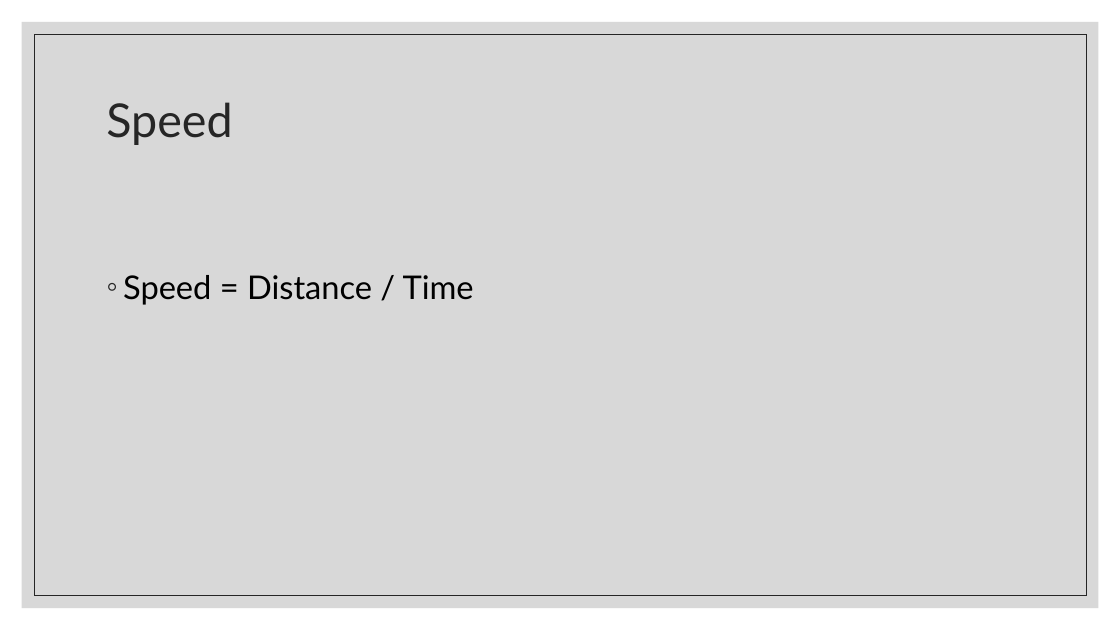
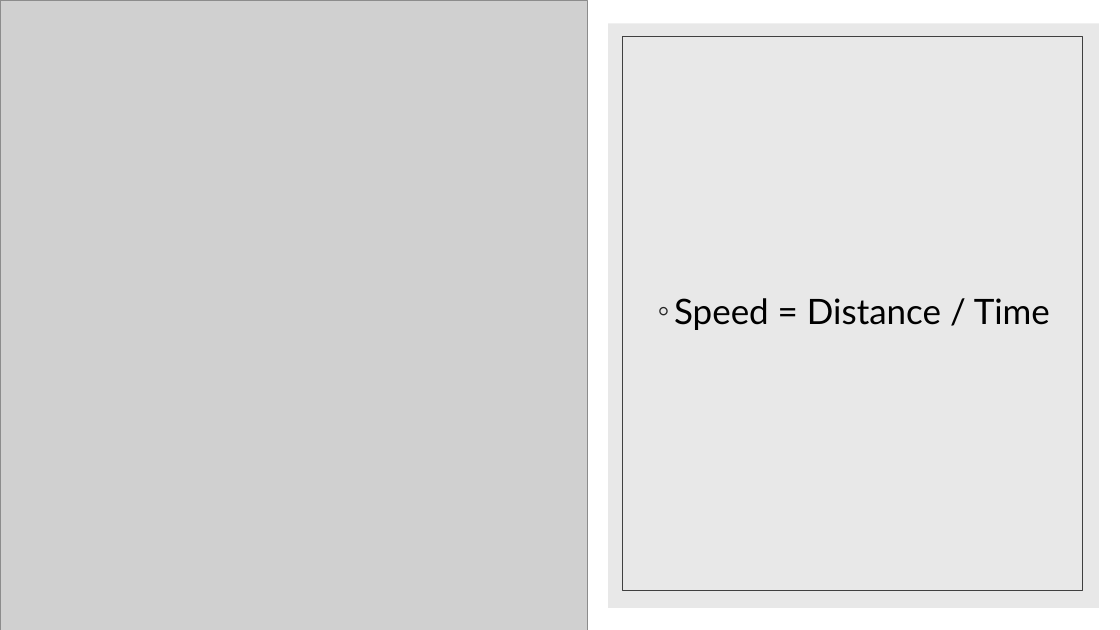
Before and after one commit to nokeeffe2013/Engage-Science-Compsci, a slide deck: slide 5 of Engage_Lesson3/lesson3_slides.pptx (slide 4 before the commit). Drawn at 1120x630 pixels with LibreOffice and Linux fonts; fonts in the diff are those of the drawing; grey boxes stand for pictures. Boxes give left, top, right and bottom in pixels: in the first picture for what was removed or moved away, otherwise in the second. Text is boxed around its words. In the diff, an @@ line names an element or a change of style, - is before the commit and + after.

```diff
--- a/Engage_Lesson3/lesson3_slides.pptx
+++ b/Engage_Lesson3/lesson3_slides.pptx
@@ rectangle added at bbox=[0, 0, 1120, 630], fill #FFFFFF @@
@@ picture added at bbox=[0, 0, 587, 630] @@
@@ rectangle removed at bbox=[22, 22, 1099, 608] @@
@@ rectangle added at bbox=[608, 24, 1099, 608], fill #D9D9D9 at 60% opacity @@
@@ rectangle removed at bbox=[34, 34, 1086, 596] @@
@@ rectangle added at bbox=[622, 36, 1083, 591], outline #404040 0.5 pt @@
@@ title removed at bbox=[106, 102, 232, 145] @@
-Speed
@@ text "Speed = Distance / Time": place and size @@
-text "Speed = Distance / Time" at bbox=[123, 275, 474, 305]
+text "Speed = Distance / Time" at bbox=[674, 298, 1050, 330]
@@ text "Speed = Distance / Time" at bbox=[674, 298, 1050, 330]: size 28 to 30 pt @@
```
Also in this commit, not shown: 5 other slides changed, 2 slides added, 11 other files.
